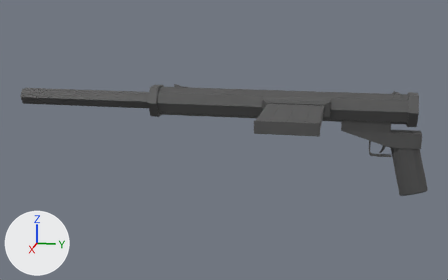
Two versions of the glTF model Gun Thing.glb, one commit apart.
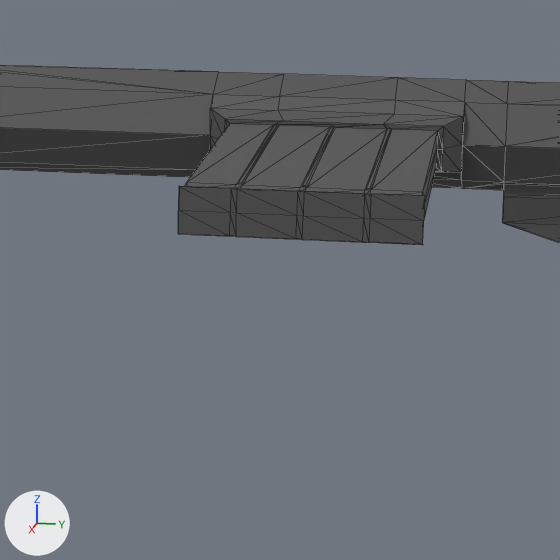
There are two pictures of each version: one whole from a 50 mm lens placed at (11.84, -0.4, 2.21), pointed at (0.75, -2.61, -0.56), one close up on the part from 46% to 80% of the width and 25% to 79% of the height. The lights are fixed; the arrows at lower left show +X, +Y and +Z. The last two pictures show the newer version. The close-ups show mesh edges as thin lines. Vertices at exactly the same position are counted once.
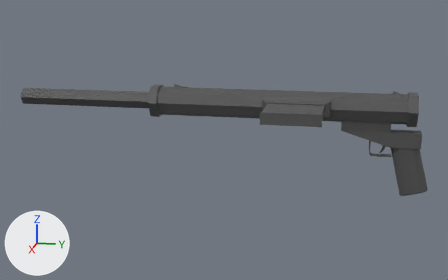
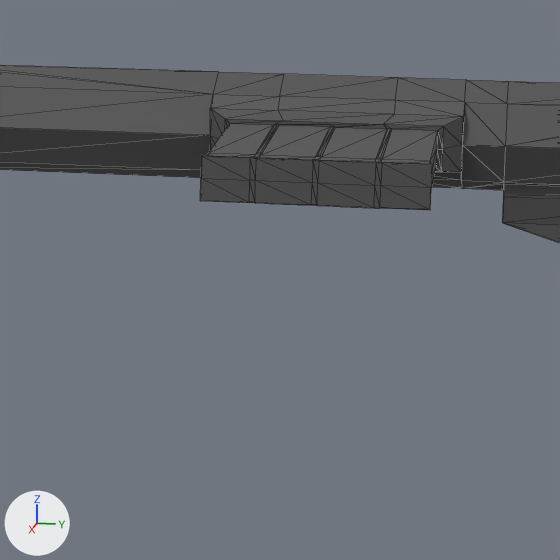
The newer file is also rescaled (x0.147), turned or shifted as a whole; pictures and numbers use the older file's frame.

What changed in the scene script:
```text
Change me_cube:
    used by ob_cube; location = (0.0, 0.0, 0.0)
    remove me_cube.from_pydata(...)  # 642 vertices, 1275 faces; spans x -0.38..2.06, y -7.03..1.19, z -1.69..0.34
    add me_cube.from_pydata(...)  # 642 vertices, 1275 faces; spans x -0.38..1.36, y -7.03..1.19, z -1.69..0.34
    me_cube part 1: all 90 vertices in x 1.9..2.06, y -1.86..-0.79, z -0.11..0.11 are moved by (-0.7, 0.0, 0.0)
```

Where the change shows, as pixel boxes (x1, y1, x2, y2) in the close-ups (560 x 560 px; the box of a moved part takes in the faces that stretch with it):
'Cube', reshaped
    before: (0, 65, 560, 245)
    after: (0, 65, 560, 243)
part 1 of me_cube, moved or reshaped
    before: (178, 123, 438, 245)
    after: (200, 123, 438, 210)
